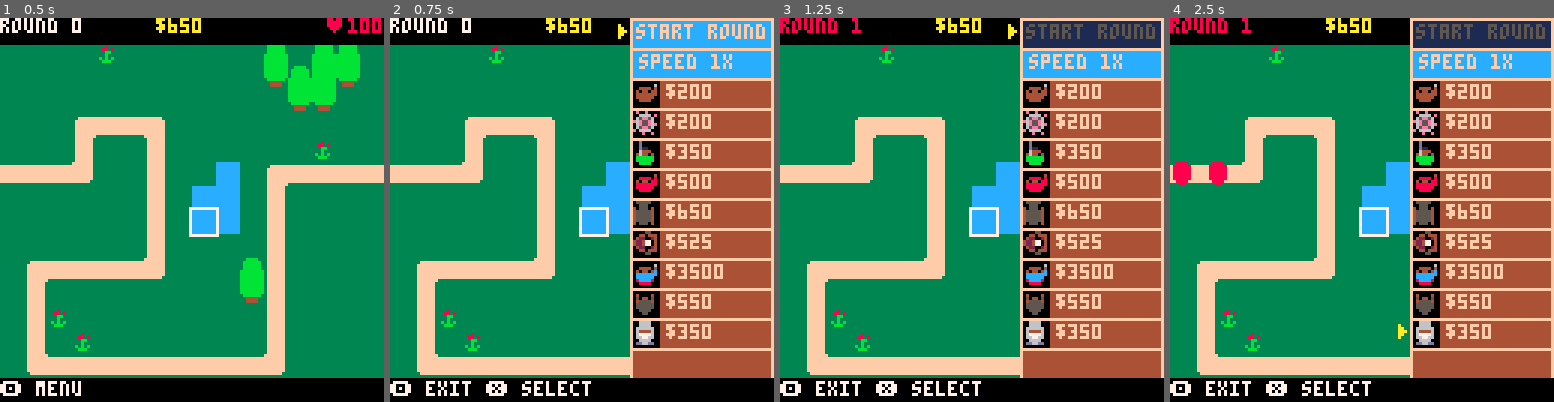
Above: before the commit, frames 1-4 (left to right).
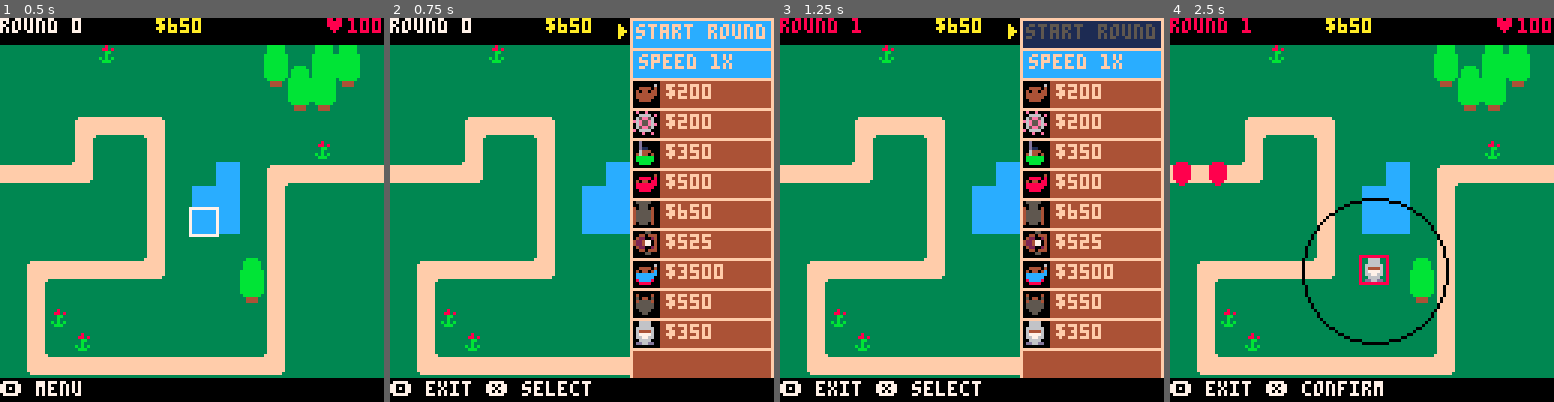
Above: after the commit, the same moments.

Repository: ingobeans/btd64
Game: PICO-8 cartridge btd64.p8
The game is run twice, just before and just after one commit, with the same random seed, the same clock (stepped at 60 frames per second) and the same inputs.
Inputs (mouse positions are in pixels of both pictures, inside the frame that each line leads up to):
- Up to frame 1 (0.5 s): tap X (X key) at 0.33 s
- Up to frame 2 (0.75 s): click (670, 121) at 0.67 s; tap O (Z key) at 0.7 s
- Up to frame 3 (1.25 s): tap X (X key) at 1.07 s; click (826, 267) at 1.22 s
- Up to frame 4 (2.5 s): hold Right 1.6-2.1 s; tap O (Z key) at 1.7, 2.1 s; click (1277, 114) at 1.77 s; tap X (X key) at 1.85 s; hold Up 2.15-2.42 s; click (1342, 259) at 2.32 s; hold Right from 2.47 s (still down)

Frame 1 is identical in both runs. In frame 2, 0.2% of the frame differs, in the area x 49-58%, y 49-58%; in frame 3, 0.2%; in frame 4, 36%, in the area x 34-100%, y 0-99%.

Commit message:
add basic mouse support

Diff:
--- a/btd64.p8
+++ b/btd64.p8
@@ -1,5 +1,5 @@
 pico-8 cartridge // http://www.pico-8.com
-version 42
+version 43
 __lua__
 --game data
 
@@ -31,6 +31,9 @@
 	end
 	return da
 end
+
+-- mouse
+poke(0x5f2d, 3)
 
 map_pts = {}
 wtr = 31 --water tile
@@ -593,7 +596,20 @@
 	end
 end
 
+omx=stat(32)
+omy=stat(33)
 function mv_crsr()
+	--mouse stuff
+	mx=stat(32)
+	my=stat(33)
+	if mx != omx or my != omy then
+		crsr[1]=max(min(flr(mx/8),15),0)
+		crsr[2]=max(min(flr(my/8),14),1)
+		omx=mx
+		omy=my
+	end
+
+	--regular keys
 	if btnp(⬅️) do
 		crsr[1] -= 1
 	elseif btnp(➡️) do
